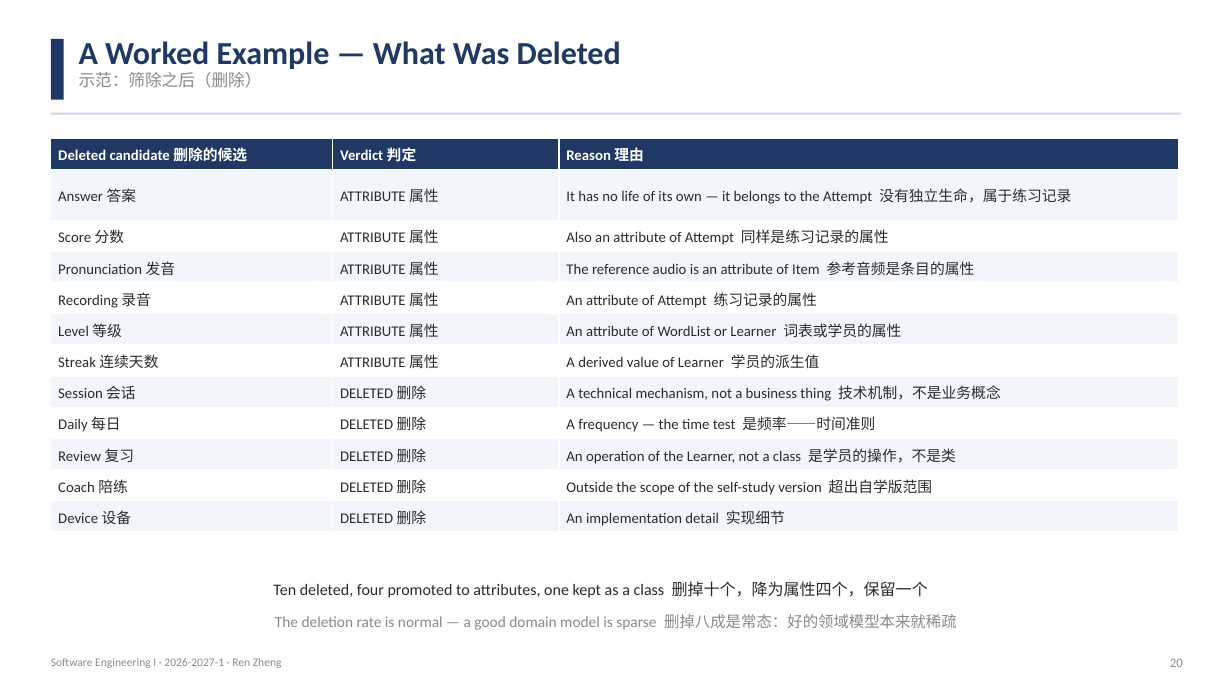
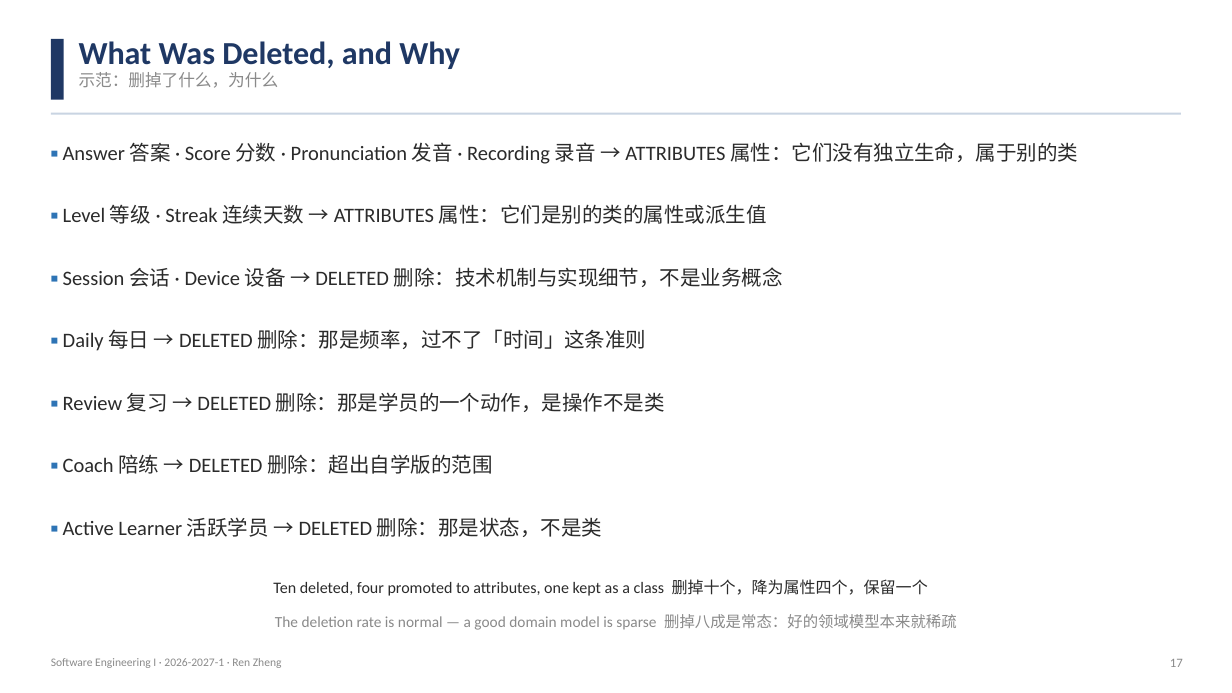
Before and after one commit to klausren/software-engineering-course, a slide deck: slide 17 of 01-slides/W09-Requirements-Modeling-Domain-Model.pptx (slide 20 before the commit). Drawn at 1232x693 pixels with LibreOffice and Linux fonts; fonts in the diff are those of the drawing. Boxes give left, top, right and bottom in pixels: in the first picture for what was removed or moved away, otherwise in the second. Text is boxed around its words. In the diff, an @@ line names an element or a change of style, - is before the commit and + after.

```diff
--- a/01-slides/W09-Requirements-Modeling-Domain-Model.pptx
+++ b/01-slides/W09-Requirements-Modeling-Domain-Model.pptx
@@ text at [79, 41, 460, 88]: text changed @@
-A Worked Example — What Was Deleted
-示范：筛除之后（删除）
+What Was Deleted, and Why
+示范：删掉了什么，为什么
@@ table removed at [51, 139, 1178, 532], 12 rows, 3 columns @@
-Deleted candidate 删除的候选 | Verdict 判定 | Reason 理由
-Answer 答案 | ATTRIBUTE 属性 | It has no life of its own — it belongs to the Attempt 没有独立生命，属于练习记录
-Score 分数 | ATTRIBUTE 属性 | Also an attribute of Attempt 同样是练习记录的属性
-Pronunciation 发音 | ATTRIBUTE 属性 | The reference audio is an attribute of Item 参考音频是条目的属性
-Recording 录音 | ATTRIBUTE 属性 | An attribute of Attempt 练习记录的属性
-Level 等级 | ATTRIBUTE 属性 | An attribute of WordList or Learner 词表或学员的属性
-Streak 连续天数 | ATTRIBUTE 属性 | A derived value of Learner 学员的派生值
-Session 会话 | DELETED 删除 | A technical mechanism, not a business thing 技术机制，不是业务概念
-Daily 每日 | DELETED 删除 | A frequency — the time test 是频率——时间准则
-Review 复习 | DELETED 删除 | An operation of the Learner, not a class 是学员的操作，不是类
-Coach 陪练 | DELETED 删除 | Outside the scope of the self-study version 超出自学版范围
-Device 设备 | DELETED 删除 | An implementation detail 实现细节
@@ text added at [63, 142, 1078, 537], 16 pt, text #2B2B2B @@
+▪ Answer 答案 · Score 分数 · Pronunciation 发音 · Recording 录音 → ATTRIBUTES 属性：它们没有独立生命，属于别的类
+▪ Level 等级 · Streak 连续天数 → ATTRIBUTES 属性：它们是别的类的属性或派生值
+▪ Session 会话 · Device 设备 → DELETED 删除：技术机制与实现细节，不是业务概念
+▪ Daily 每日 → DELETED 删除：那是频率，过不了「时间」这条准则
+▪ Review 复习 → DELETED 删除：那是学员的一个动作，是操作不是类
+▪ Coach 陪练 → DELETED 删除：超出自学版的范围
+▪ Active Learner 活跃学员 → DELETED 删除：那是状态，不是类
@@ text "Ten deleted, four promoted to ..." at [273, 579, 928, 596]: line spacing 1.15 to 1.06 @@
@@ text at [1170, 659, 1183, 667]: text changed @@
-20
+17
```
Also in this commit, not shown: 25 other slides changed, 6 slides added, 10 slides removed.
